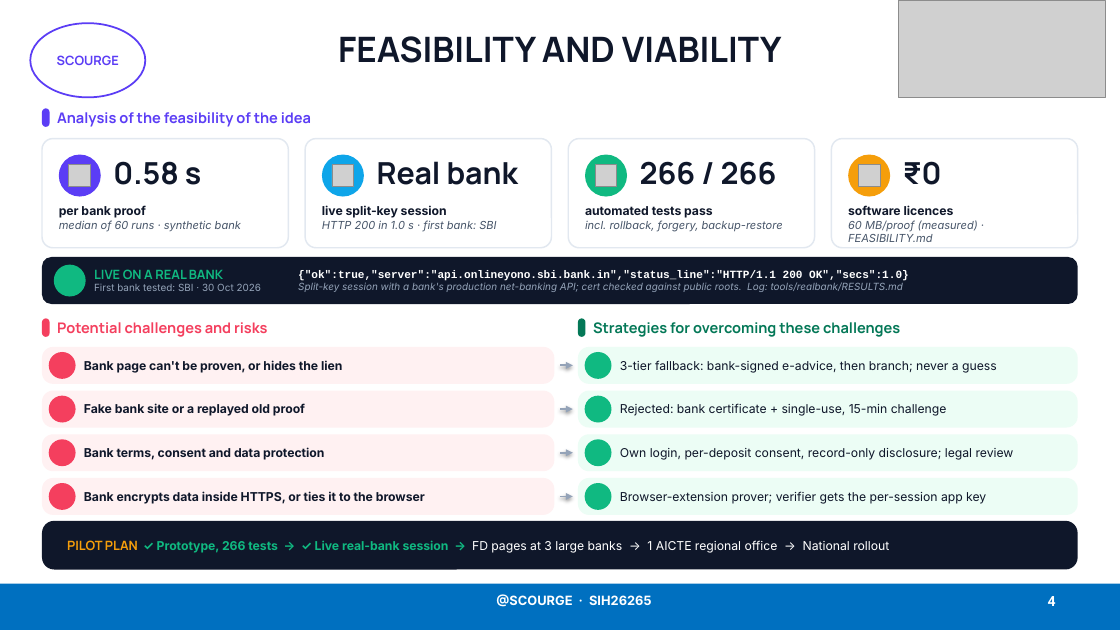
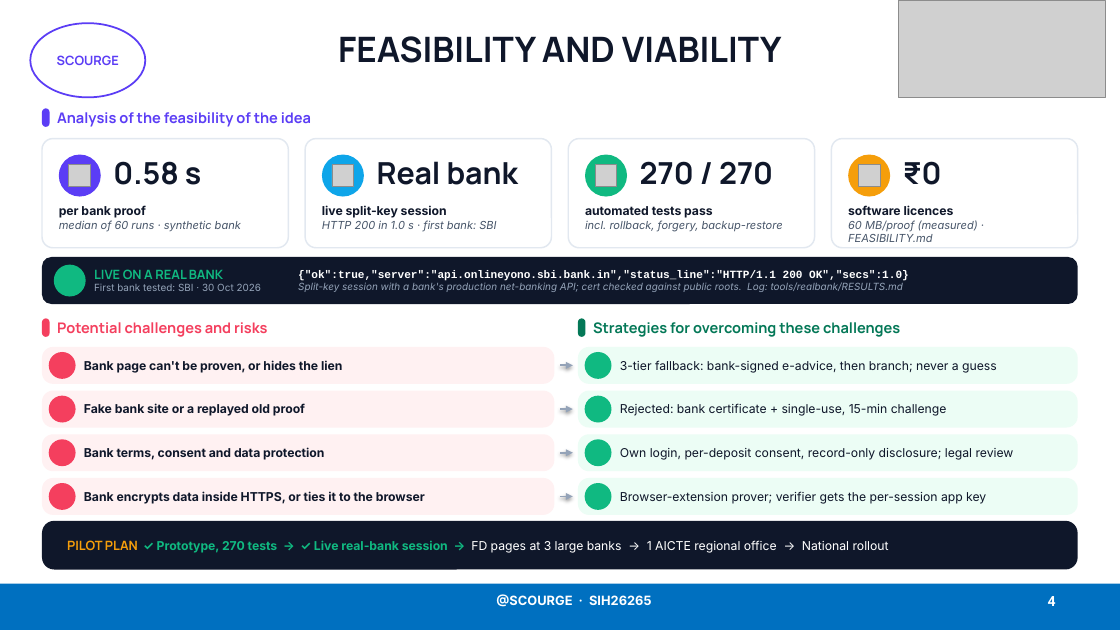
Before and after one commit to Lakki007/Arnavax-Scourge-SIH26265, a slide deck: slide 4 of docs/ppt/Scourge_SIH26265_Idea.pptx. Drawn at 1120x630 pixels with LibreOffice and Linux fonts; fonts in the diff are those of the drawing; grey boxes stand for pictures; background and template pictures are left out. Boxes give left, top, right and bottom in pixels: in the first picture for what was removed or moved away, otherwise in the second. Text is boxed around its words. In the diff, an @@ line names an element or a change of style, - is before the commit and + after.

```diff
--- a/docs/ppt/Scourge_SIH26265_Idea.pptx
+++ b/docs/ppt/Scourge_SIH26265_Idea.pptx
@@ text at bbox=[640, 161, 773, 185]: text changed @@
-266 / 266
+270 / 270
@@ text at bbox=[67, 540, 889, 553]: text changed @@
-PILOT PLAN ✓ Prototype, 266 tests → ✓ Live real-bank session → FD pages at 3 large banks → 1 AICTE regional office → National rollout
+PILOT PLAN ✓ Prototype, 270 tests → ✓ Live real-bank session → FD pages at 3 large banks → 1 AICTE regional office → National rollout
```
Also in this commit, not shown: 2 other slides changed, 19 other files.
